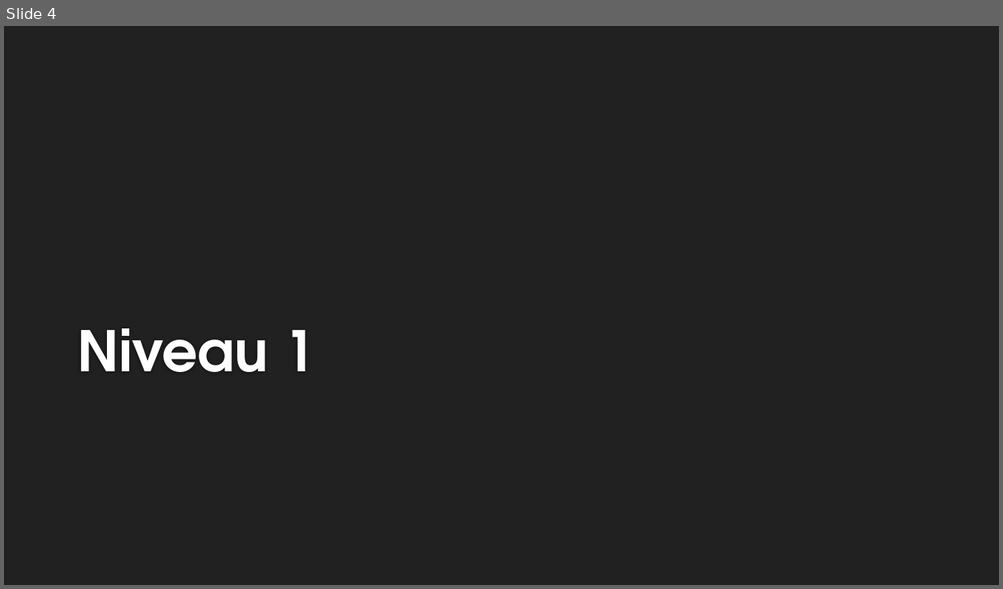
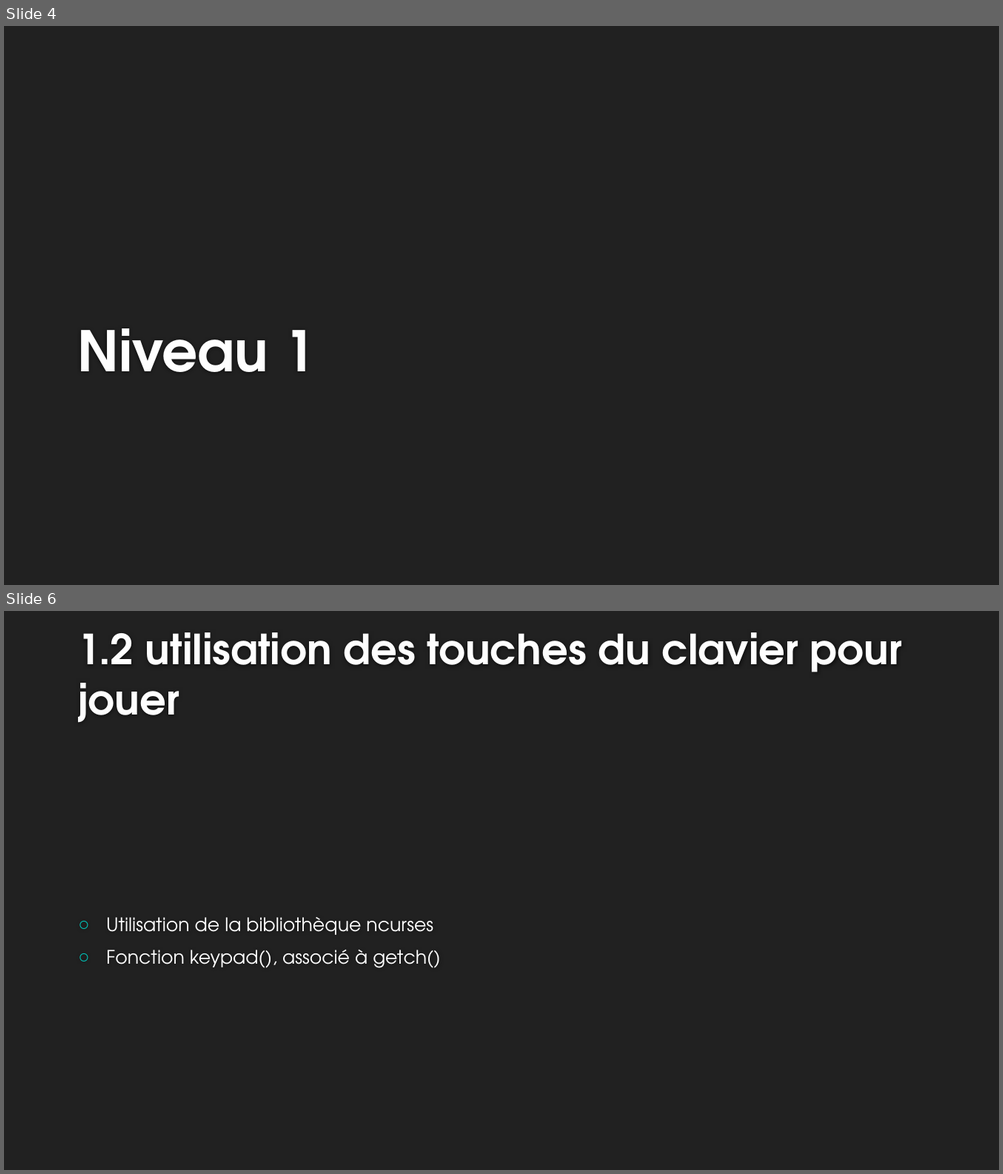
Before and after one commit to meethyrh/Projet2048v3, a slide deck: Soutenance.pptx. Shown one above the other, each under a label of ours: slide 4 before the commit, slides 4 and 6 after it; the slides between them are not shown. The pictures are 1003x589 and 1003x1174 pixels, drawn with LibreOffice and Linux fonts; fonts in the diff are those of the drawing; background and template pictures are left out. Boxes give left, top, right and bottom in pixels: in the first picture for what was removed or moved away, otherwise in the second. Text is boxed around its words. In the diff, an @@ line names an element or a change of style, - is before the commit and + after.

```diff
--- a/Soutenance.pptx
+++ b/Soutenance.pptx
@@ slide 6 added at [4, 611, 999, 1170], background #212121 @@
@@ title added at [77, 632, 902, 723], 40 pt, text #FEFEFE, bold @@
+1.2 utilisation des touches du clavier pour jouer
@@ text added at [106, 917, 440, 968], 18 pt, text #FFFFFF @@
+○ Utilisation de la bibliothèque ncurses
+○ Fonction keypad(), associé à getch()
```
Also in this commit, not shown: 2 slides changed, 5 other slides added, 7 other files.
